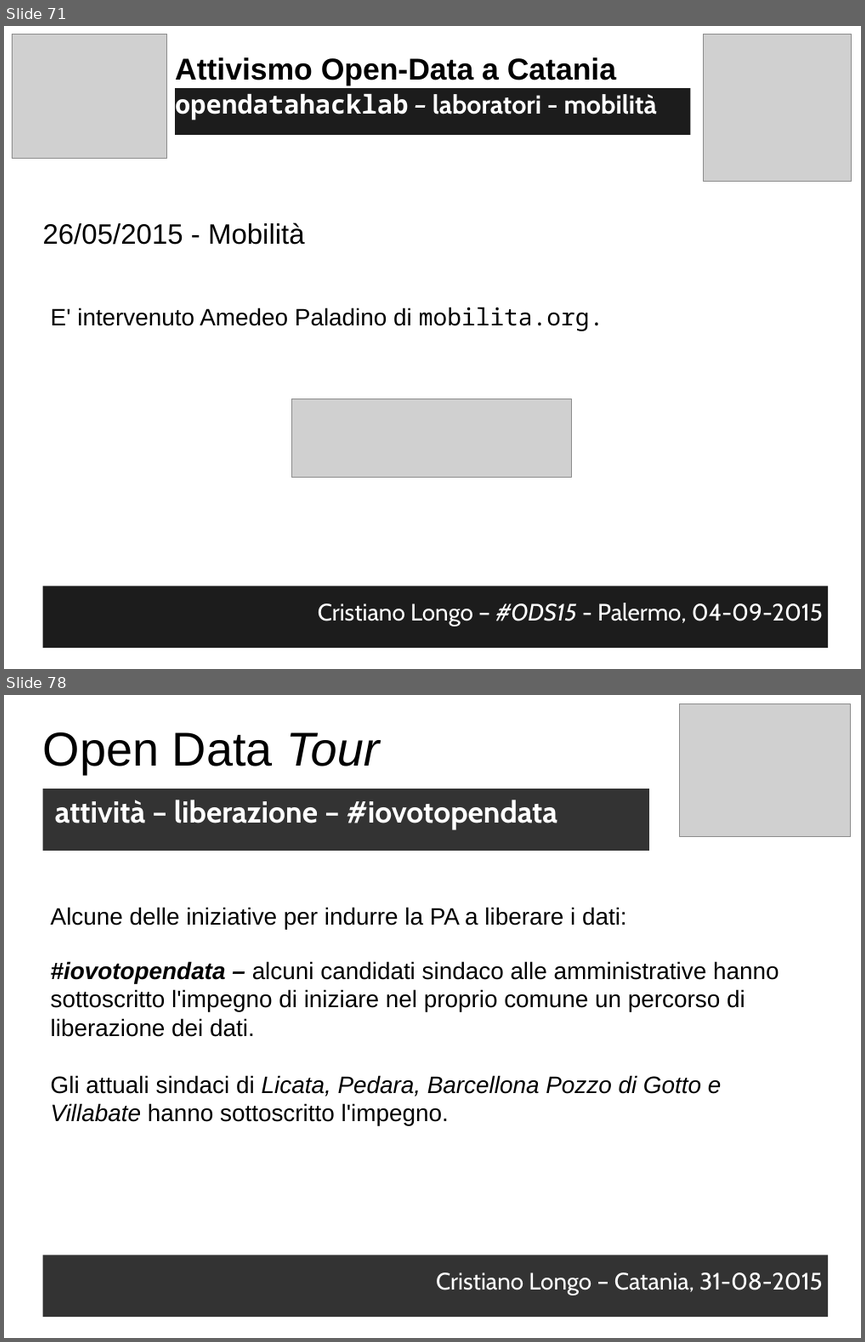
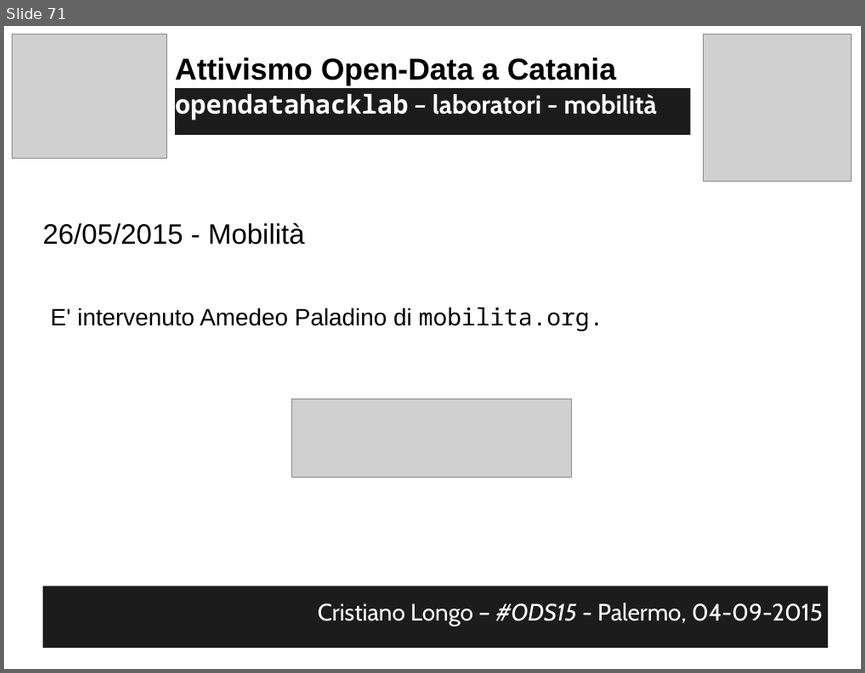
Before and after one commit to opendatahacklab/opendatahacklab.github.io, a slide deck: events/odt_ods15.odp. Shown one above the other, each under a label of ours: slides 71 and 78 before the commit, slide 71 after it; the slides between them are not shown. The pictures are 865x1342 and 865x673 pixels, drawn with LibreOffice and Linux fonts; fonts in the diff are those of the drawing; grey boxes stand for pictures. Boxes give left, top, right and bottom in pixels: in the first picture for what was removed or moved away, otherwise in the second. Text is boxed around its words. In the diff, an @@ line names an element or a change of style, - is before the commit and + after.

```diff
--- a/events/odt_ods15.odp
+++ b/events/odt_ods15.odp
@@ slide 78 removed at [4, 695, 861, 1338], background #FFFFFF @@
@@ picture removed at [680, 704, 851, 836] @@
@@ text removed at [43, 732, 380, 774] @@
-Open Data Tour
@@ text removed at [43, 789, 649, 851] @@
-attività – liberazione – #iovotopendata
@@ text removed at [51, 907, 627, 929] @@
-Alcune delle iniziative per indurre la PA a liberare i dati:
@@ text removed at [51, 961, 779, 1126] @@
-#iovotopendata – alcuni candidati sindaco alle amministrative hanno
-sottoscritto l'impegno di iniziare nel proprio comune un percorso di liberazione dei dati.
-Gli attuali sindaci di Licata, Pedara, Barcellona Pozzo di Gotto e Villabate hanno sottoscritto l'impegno.
@@ text removed at [43, 1255, 828, 1316] @@
-Cristiano Longo – Catania, 31-08-2015
```
Also in this commit, not shown: 2 slides changed, 4 slides added, 4 other slides removed, 1 other file.
